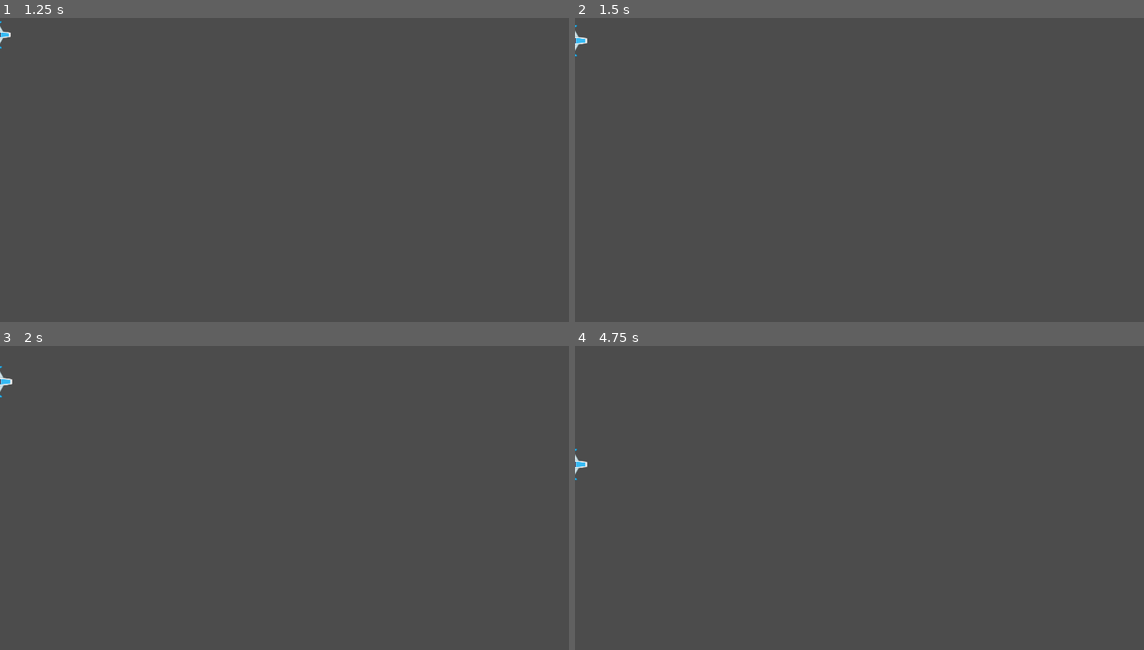
Above: before the commit, frames 1-4 (two rows, left to right).
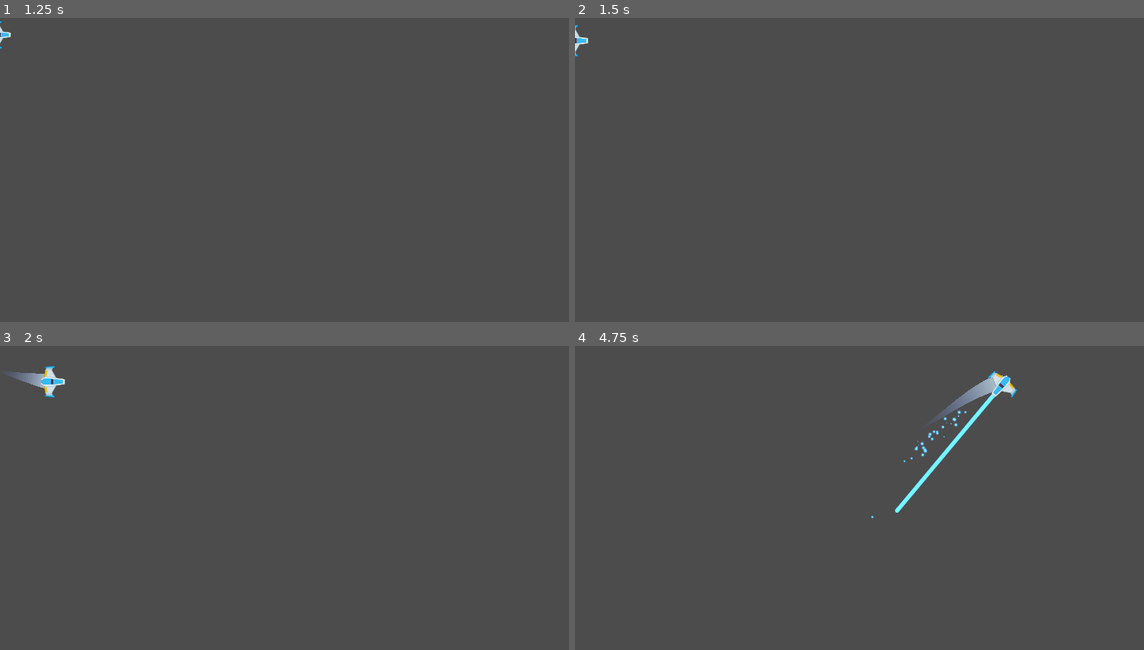
Above: after the commit, the same moments.

Repository: LucasEscribe/MeteoricaLocura
Game: Godot game, scene res://Juego/Naves/Player/Player.tscn
Same seed, same stepped clock (60 frames per second), same inputs: the game is played once before the commit and once after it. This scene is started directly instead of the project's main scene.
Inputs (mouse positions are in pixels of both pictures, inside the frame that each line leads up to):
- Up to frame 1 (1.25 s): tap Enter at 0.5 s; move the mouse to (278, 261) at 0.52 s; hold W (mover_adelante) from 0.53 s (still down); hold Space (disparo_principal) from 0.53 s (still down)
- Up to frame 2 (1.5 s): keep holding W (mover_adelante); move the mouse to (1070, 242) at 1.27 s; release Space (disparo_principal) at 1.28 s; right-click (1070, 242) at 1.35 s
- Up to frame 3 (2 s): keep holding W (mover_adelante)
- Up to frame 4 (4.75 s): move the mouse to (700, 467) at 2.02 s; release W (mover_adelante) at 2.03 s; hold A (rotar_antihorario) 2.03-2.78 s; hold S (mover_atras) 2.03-4.28 s; move the mouse to (916, 519) at 2.77 s; tap D (rotar_horario) at 2.85 s; move the mouse to (791, 434) at 3.52 s; hold Space (disparo_principal) 3.53-4.28 s; move the mouse to (1018, 501) at 4.27 s; hold W (mover_adelante) from 4.28 s (still down); right-click (1018, 501) at 4.35 s

Frame 1 is identical in both runs. In frame 2, less than 0.1% of the frame differs, in the area x 0-3%, y 2-13%; in frame 3, 0.5%; in frame 4, 1.2%, in the area x 0-78%, y 8-57%.

Commit message:
Ahora Anda

Diff:
--- a/Juego/Naves/Player/Player.gd
+++ b/Juego/Naves/Player/Player.gd
@@ -82,7 +82,7 @@
 	if estado_actual in [ESTADO.MUERTO, ESTADO.SPAWN]:
 		return false
 
-	return false
+	return true
 
 func player_input() -> void:
 	if not esta_input_activo():
